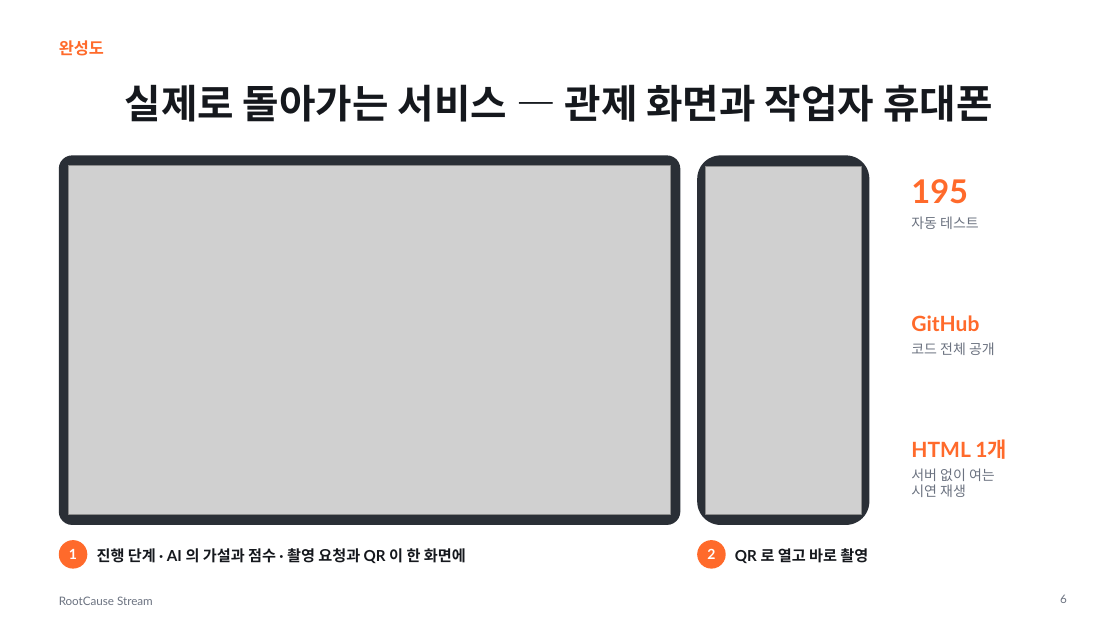
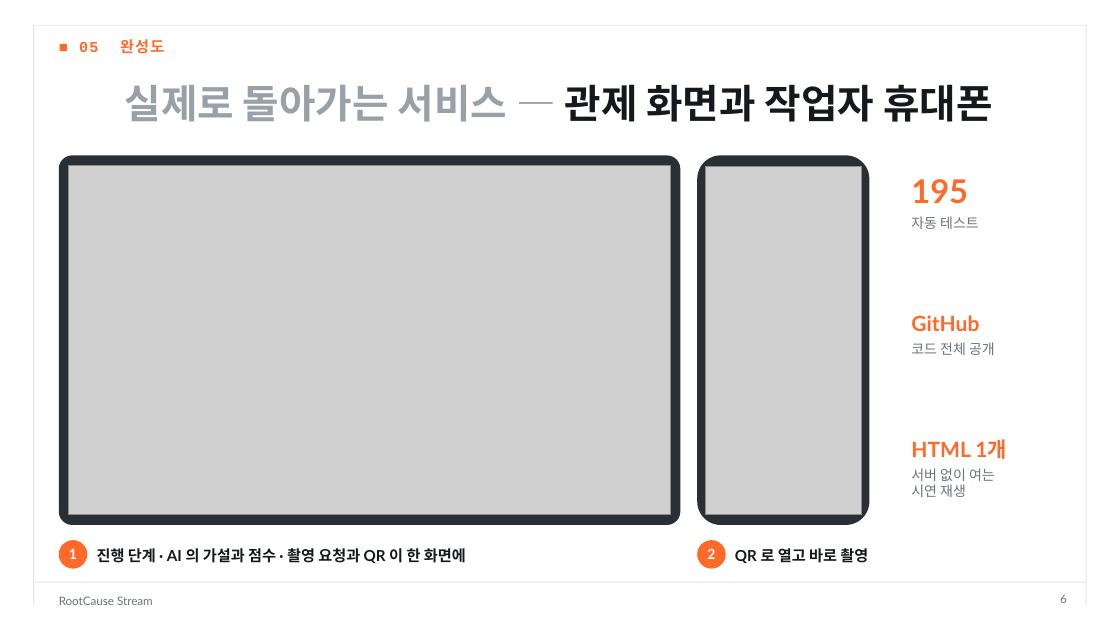
Before and after one commit to dlwogud/rootcause-stream, a slide deck: slide 6 of deck/RootCause_Stream_발표자료.pptx. Drawn at 1120x630 pixels with LibreOffice and Linux fonts; fonts in the diff are those of the drawing; grey boxes stand for pictures. Boxes give left, top, right and bottom in pixels: in the first picture for what was removed or moved away, otherwise in the second. Text is boxed around its words. In the diff, an @@ line names an element or a change of style, - is before the commit and + after.

```diff
--- a/deck/RootCause_Stream_발표자료.pptx
+++ b/deck/RootCause_Stream_발표자료.pptx
@@ line added from (34, 25) to (34, 605), #E3E5E9 0.75 pt @@
@@ line added from (34, 25) to (1086, 25), #E3E5E9 0.75 pt @@
@@ line added from (1086, 25) to (1086, 605), #E3E5E9 0.75 pt @@
@@ text at (x1=79, y1=39, x2=164, y2=54): text changed; size 14 to 13 pt; font Lato to Courier New @@
-완성도
+■ 05 완성도
@@ title "실제로 돌아가는 서비스 — 관제 ..." at (x1=125, y1=84, x2=992, y2=122): text colour #15181D to #9AA0A8 in "실제로 돌아가는 서비스 —" @@
@@ line added from (34, 582) to (1086, 582), #E3E5E9 0.75 pt @@
```
Also in this commit, not shown: 15 other slides changed, 8 other files.
